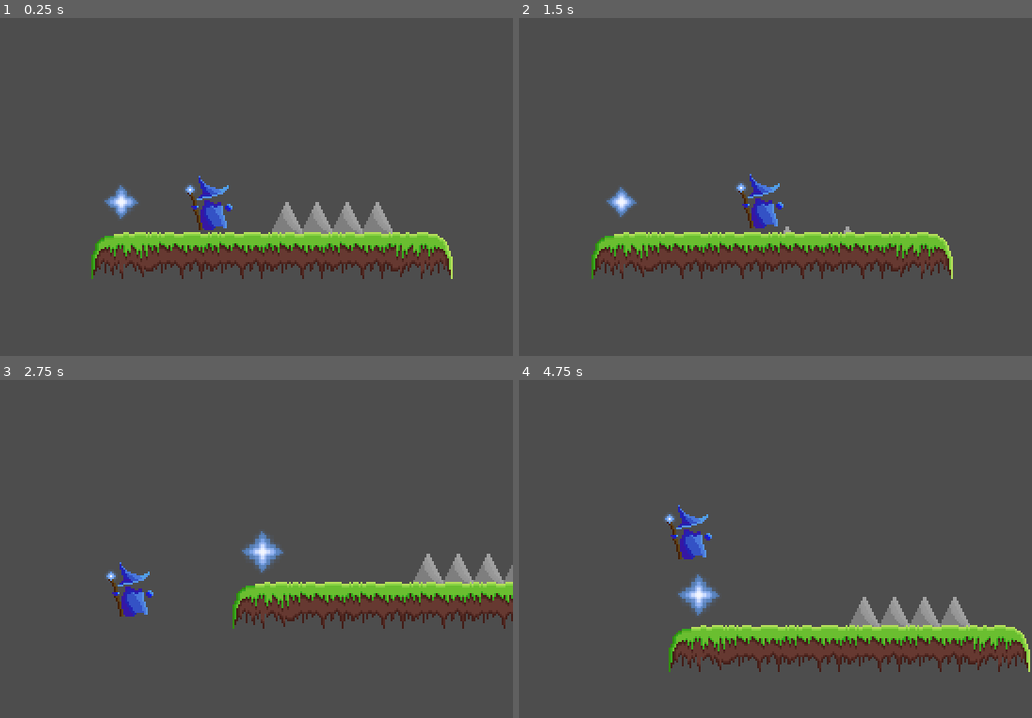
Above: before the commit, frames 1-4 (two rows, left to right).
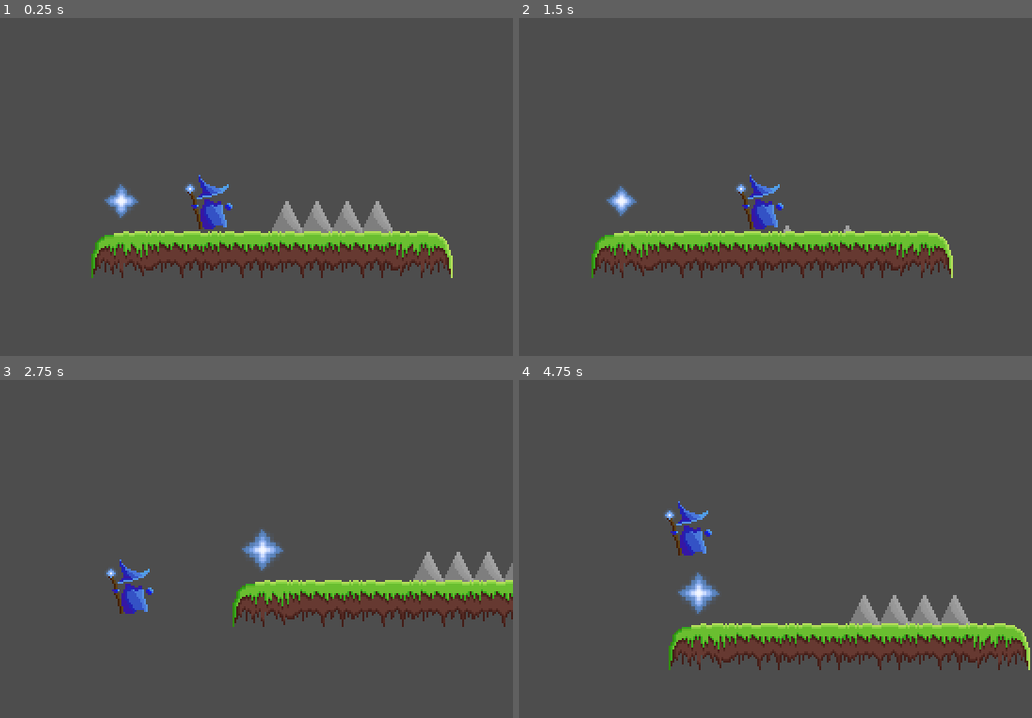
Above: after the commit, the same moments.

Repository: morganlabs-college/barrys-adventure
Game: Godot game, scene res://levels/main.tscn
Same seed, same stepped clock (60 frames per second), same inputs: the game is played once before the commit and once after it.
Inputs:
- Up to frame 1 (0.25 s): no input
- Up to frame 2 (1.5 s): hold Shift (Sprint) 0.53-1.28 s; hold Right (Right) from 0.53 s (still down); tap Space (Jump) at 0.77 s; tap Shift (Sprint) at 1.35 s
- Up to frame 3 (2.75 s): tap Space (Jump) at 1.52 s; release Right (Right) at 2.03 s; hold Left (Left) from 2.03 s (still down); hold Shift (Sprint) from 2.03 s (still down)
- Up to frame 4 (4.75 s): release Left (Left) at 2.78 s; release Shift (Sprint) at 2.78 s; hold Right (Right) 2.78-4.28 s; tap Shift (Sprint) at 2.85, 4.35 s; tap Space (Jump) at 3.02, 3.77, 4.52 s; hold Shift (Sprint) 3.53-4.28 s; hold Left (Left) from 4.28 s (still down)

The runs differ from the first frame. In frame 1, 1.5% of the frame differs, in the area x 17-89%, y 46-78%; in frame 2, 1.4%; in frame 3, 2.5%; in frame 4, 3.2%, in the area x 28-100%, y 35-87%.

Commit message:
fix: make player bounding box slightly smaller
This still fits the animation fully, but should make the game a bit fairer as the player will be less sensitive to killables

Diff:
--- a/src/components/player/player.tscn
+++ b/src/components/player/player.tscn
@@ -40,7 +40,7 @@
 }]
 
 [sub_resource type="RectangleShape2D" id="RectangleShape2D_ve4l3"]
-size = Vector2(17, 31)
+size = Vector2(17, 30)
 
 [node name="Player" type="CharacterBody2D"]
 z_index = 5
@@ -53,9 +53,8 @@
 position = Vector2(0, 8)
 sprite_frames = SubResource("SpriteFrames_vnylc")
 autoplay = "default"
-frame = 2
-frame_progress = 0.359016
+frame_progress = 0.201632
 
 [node name="CollisionShape2D" type="CollisionShape2D" parent="."]
-position = Vector2(0.5, 8.5)
+position = Vector2(0.5, 8)
 shape = SubResource("RectangleShape2D_ve4l3")
